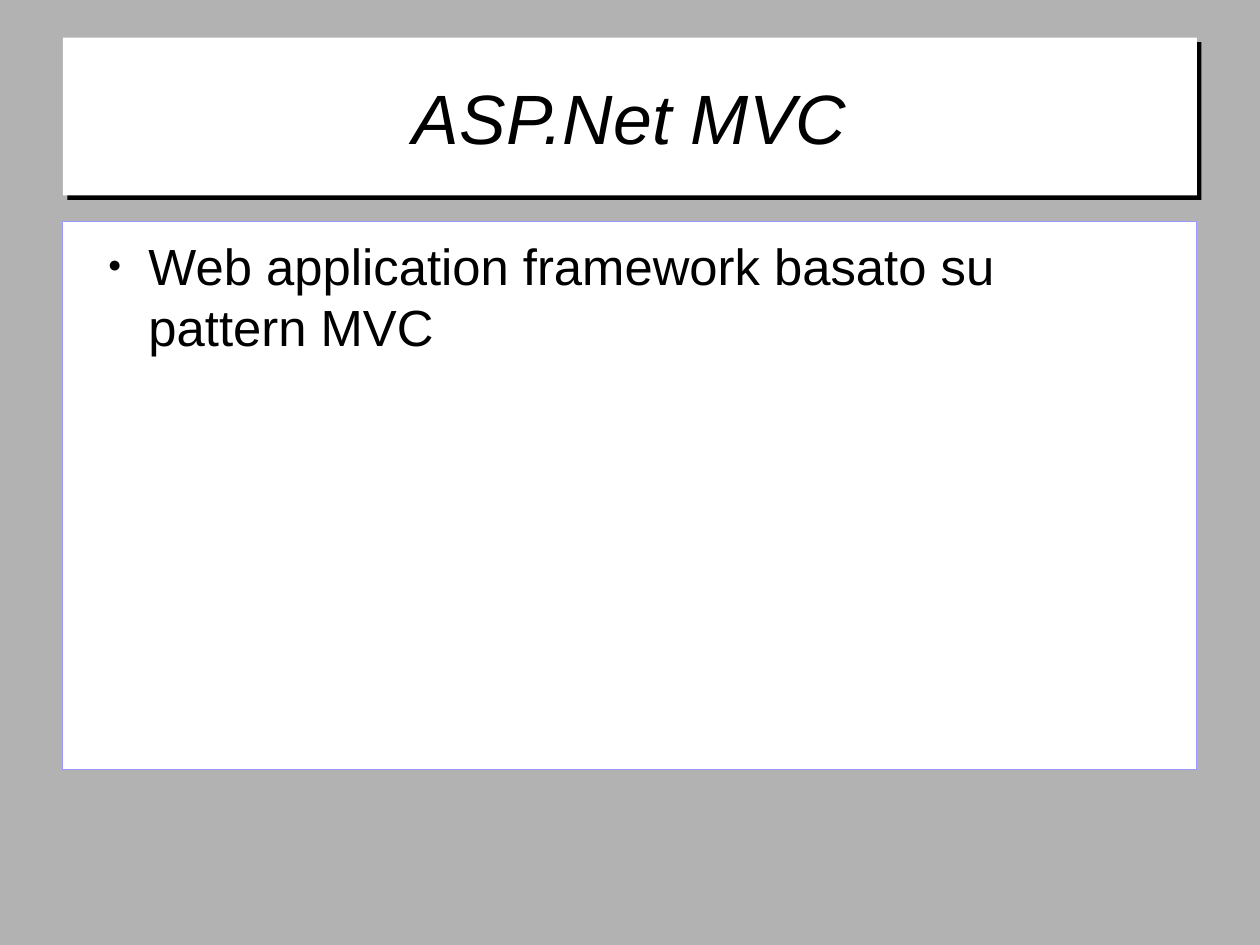
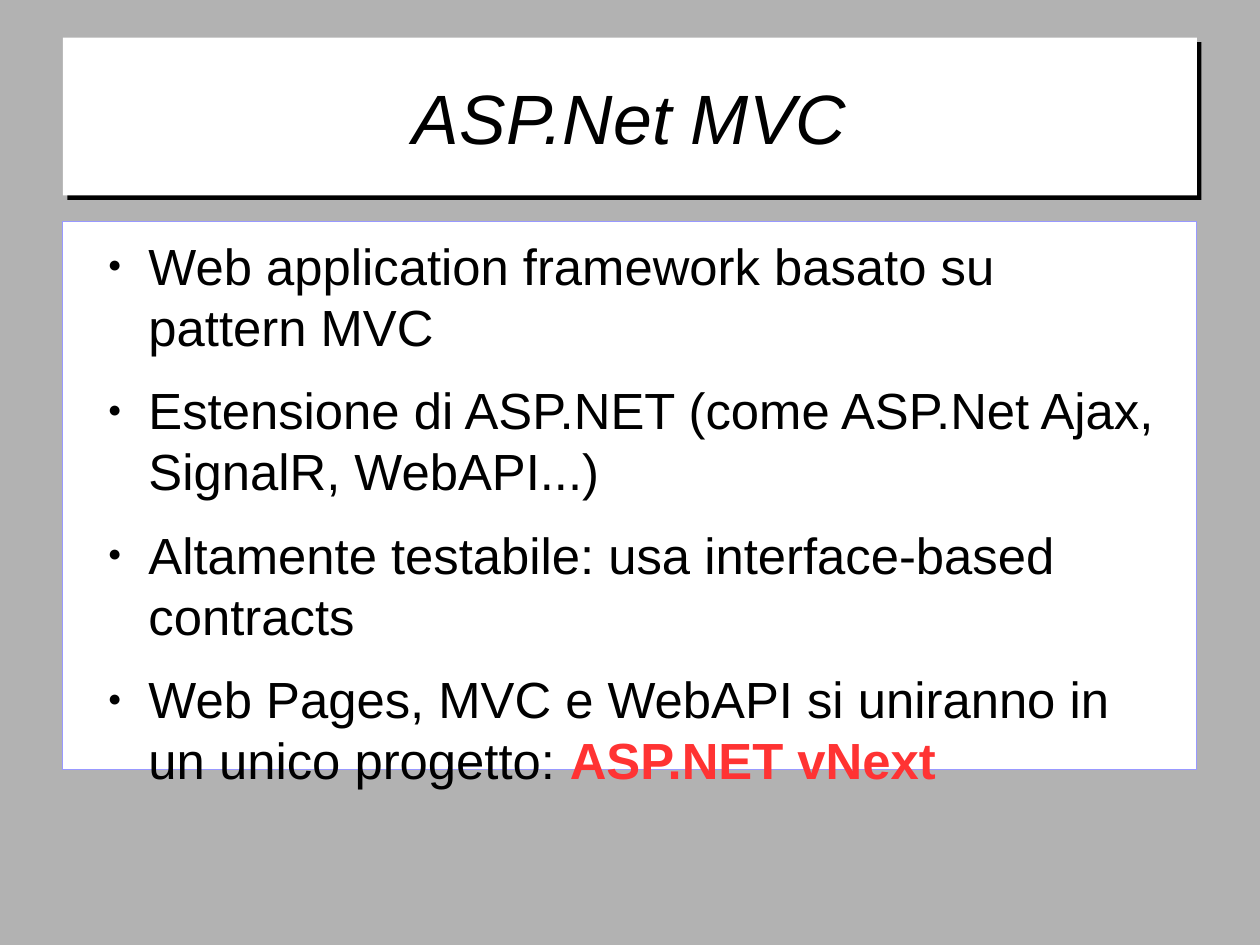
Before and after one commit to gitfer/ARXCourse, a slide deck: slide 7 of ARXCourse.odp (slide 6 before the commit). Drawn at 1260x945 pixels with LibreOffice and Linux fonts; fonts in the diff are those of the drawing; background and template pictures are left out. Boxes give left, top, right and bottom in pixels: in the first picture for what was removed or moved away, otherwise in the second. Text is boxed around its words. In the diff, an @@ line names an element or a change of style, - is before the commit and + after.

Commit message:
MVC, vNext, WebApi iniziali

```diff
--- a/ARXCourse.odp
+++ b/ARXCourse.odp
@@ text at (148, 392, 1154, 790): paragraphs added @@
+● Estensione di ASP.NET (come ASP.Net Ajax, SignalR, WebAPI...)
+● Altamente testabile: usa interface-based contracts
+● Web Pages, MVC e WebAPI si uniranno in un unico progetto: ASP.NET vNext
```
Also in this commit, not shown: 8 slides added.
